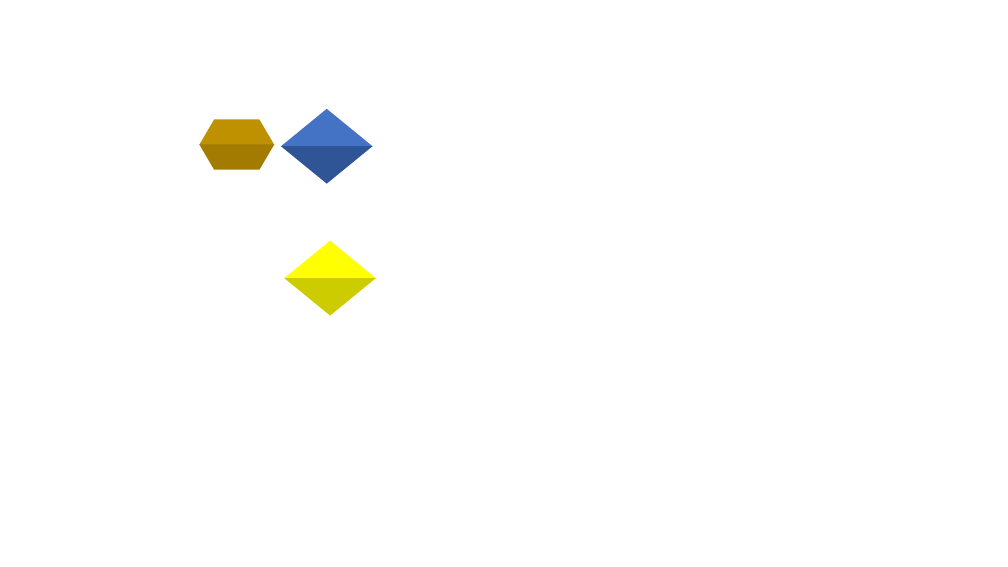
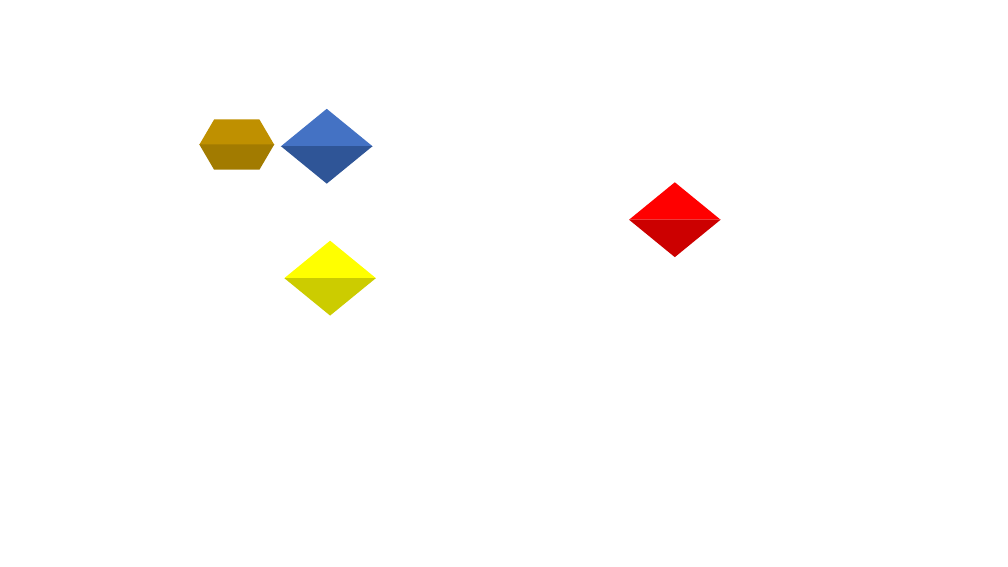
Before and after one commit to warut92/myabacus, a slide deck: slide 1 of img/abacus_bead.pptx. Drawn at 1008x567 pixels with LibreOffice and Linux fonts; fonts in the diff are those of the drawing. Boxes give left, top, right and bottom in pixels: in the first picture for what was removed or moved away, otherwise in the second. Text is boxed around its words. In the diff, an @@ line names an element or a change of style, - is before the commit and + after.

```diff
--- a/img/abacus_bead.pptx
+++ b/img/abacus_bead.pptx
@@ triangle added at (629,182,721,220), fill #FF0000 @@
@@ triangle added at (629,220,721,258), fill #CC0000 @@
```
Also in this commit, not shown: 4 other files.
